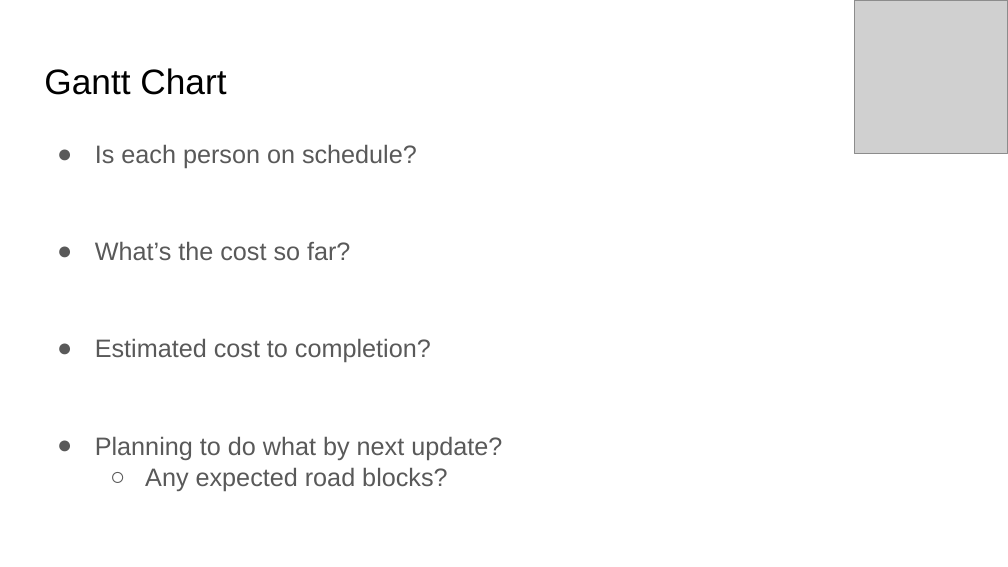
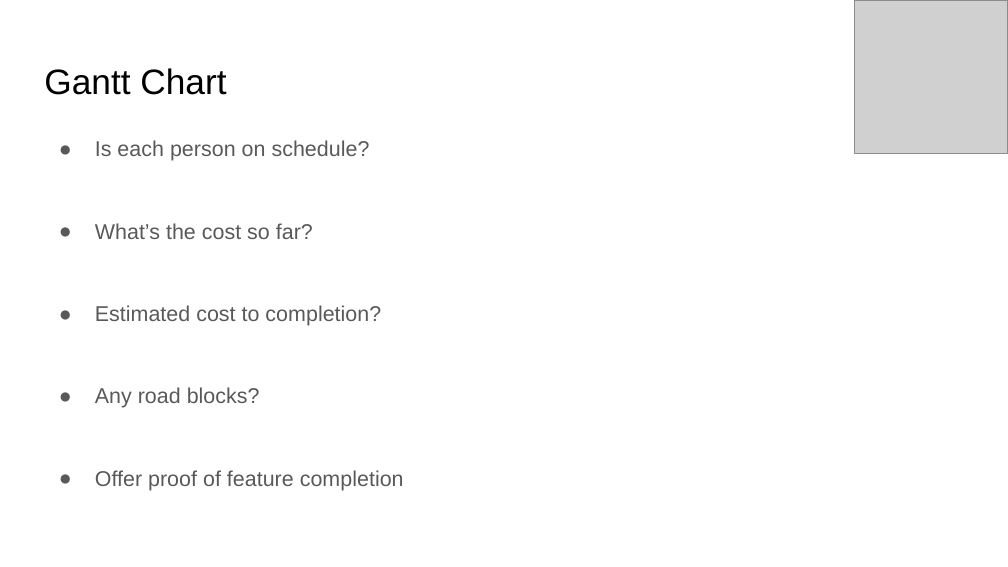
Before and after one commit to 3khoin/CS383Spring2022, a slide deck: slide 5 of doc/presentations/SW Engineering_ Minimum Viable Product Presentation.pptx. Drawn at 1008x567 pixels with LibreOffice and Linux fonts; fonts in the diff are those of the drawing; grey boxes stand for pictures. Boxes give left, top, right and bottom in pixels: in the first picture for what was removed or moved away, otherwise in the second. Text is boxed around its words. In the diff, an @@ line names an element or a change of style, - is before the commit and + after.

Commit message:
Revert "most recent minimum viable product presentation"
This reverts commit e68ccdb4bcdf967b8604f06a640f19ec2a68cd78.

```diff
--- a/doc/presentations/SW Engineering_ Minimum Viable Product Presentation.pptx
+++ b/doc/presentations/SW Engineering_ Minimum Viable Product Presentation.pptx
@@ text at [95, 140, 381, 326]: size 18 to 15.3 pt in "Is each person on schedule?", "What’s the cost so far?", "Estimated cost to completion?"; indent changed; line spacing 1.05 to 0.95 @@
@@ text at [95, 387, 404, 491]: text changed; size 18 to 15.3 pt @@
-● Planning to do what by next update?
-  ○ Any expected road blocks?
+● Any road blocks?
+● Offer proof of feature completion
```
